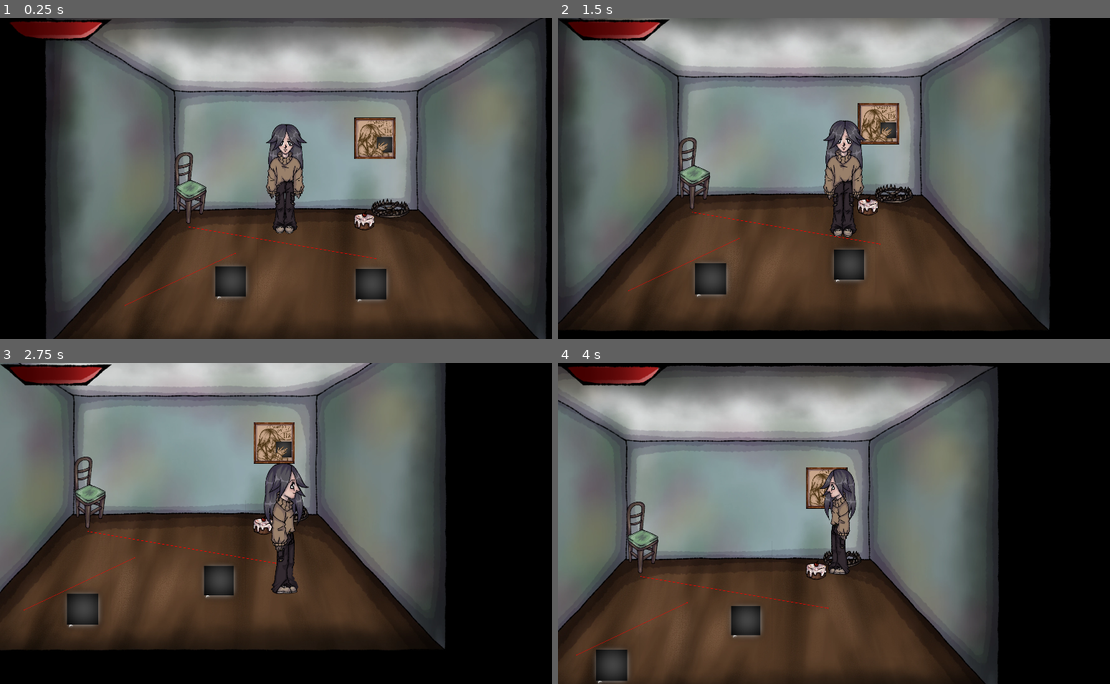
Above: before the commit, frames 1-4 (two rows, left to right).
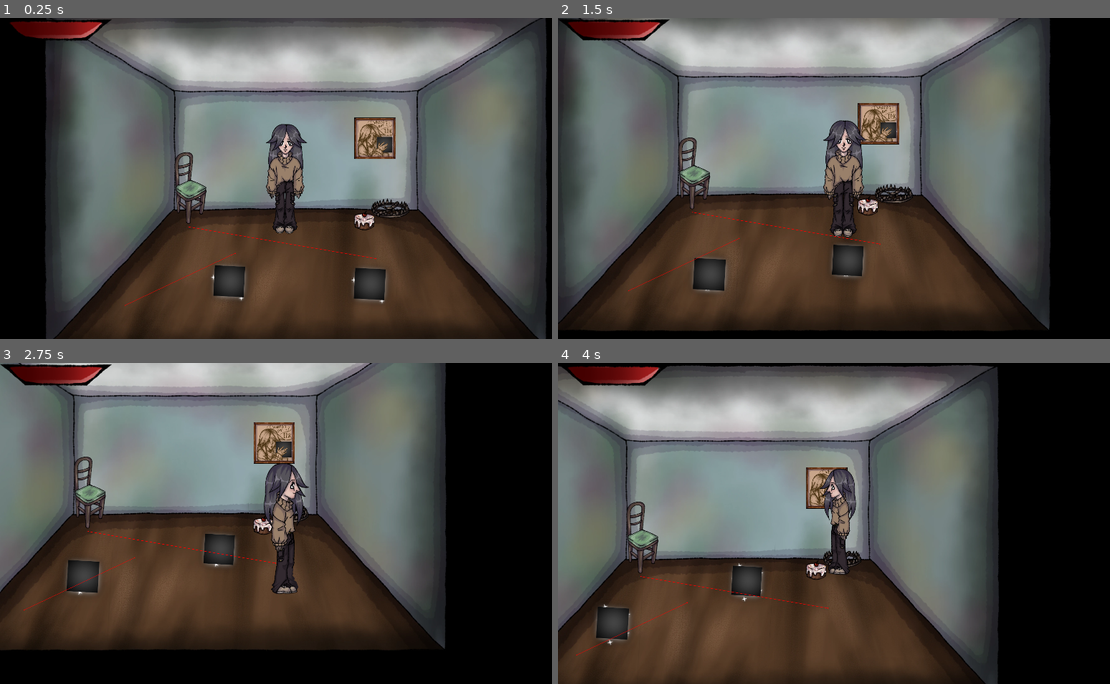
Above: after the commit, the same moments.

Repository: usynin78-web/ayak
Game: Godot game, scene res://loc/roomtest/main.tscn
Same seed, same stepped clock (60 frames per second), same inputs: the game is played once before the commit and once after it. This scene is started directly instead of the project's main scene.
Inputs (mouse positions are in pixels of both pictures, inside the frame that each line leads up to):
- Up to frame 1 (0.25 s): no input
- Up to frame 2 (1.5 s): tap Enter at 0.5 s; move the mouse to (972, 162) at 0.52 s; hold D (ui_right) 0.53-1.28 s; click (972, 162) at 0.6 s; move the mouse to (729, 194) at 1.27 s; hold S (ui_down) from 1.28 s (still down); tap ` (fps_toggle) at 1.35 s
- Up to frame 3 (2.75 s): move the mouse to (342, 452) at 2.02 s; release S (ui_down) at 2.03 s; hold D (ui_right) from 2.03 s (still down); tap E (interact) at 2.1 s
- Up to frame 4 (4 s): move the mouse to (817, 587) at 2.77 s; release D (ui_right) at 2.78 s; hold W (ui_up) 2.78-3.53 s; click (817, 587) at 2.85 s; move the mouse to (1016, 571) at 3.52 s; hold A (ui_left) from 3.53 s (still down); hold ` (fps_toggle) from 3.53 s (still down)

The runs differ from the first frame. In frame 1, 0.2% of the frame differs, in the area x 38-71%, y 77-90%; in frame 2, 0.4%; in frame 3, 2.1%, in the area x 11-43%, y 53-83%; in frame 4, 2.0%.

Commit message:
Add patrol wait mechanics and walk animation
NPCs now wait between patrol points with configurable duration, and display walking sway animation while moving. Added walk_sway and walk_speed exports to control animation behavior, with sprite rotation lerping when idle. Movement is blocked during wait animations.

Diff:
--- a/animch/cube/cube.gd
+++ b/animch/cube/cube.gd
@@ -7,6 +7,14 @@
 @onready var sprite: AnimatedSprite2D = $AnimatedSprite2D
 @onready var feet_marker: Marker2D = $FeetMarker
 @onready var vision_controller = $VisionController
+@export var walk_sway := 4.0
+@export var walk_speed := 10.0
+@export var min_wait_time := 1.0
+@export var max_wait_time := 3.0
+
+var is_waiting := false
+
+var sway_time := 0.0
 
 var base_scale: Vector2
 
@@ -33,6 +41,20 @@
 
 func _on_player_lost(player: Node2D) -> void:
     print("🙈 Потерял игрока!")
+
+func wait_before_next_move() -> void:
+    if is_waiting:
+        return
+
+    is_waiting = true
+    velocity = Vector2.ZERO
+    sprite.play("idle")
+
+    await get_tree().create_timer(
+        randf_range(min_wait_time, max_wait_time)
+    ).timeout
+
+    is_waiting = false
 
 func _on_health_changed(_cur, _max, damage_taken) -> void:
  hit_effect()
@@ -63,15 +85,23 @@
  CheckpointManager.removed_objects[unique_id] = true
  queue_free()
 
-func _process(_delta: float) -> void:
- z_index = int(feet_marker.global_position.y)
- update_perspective()
+func _process(delta: float) -> void:
+    z_index = int(feet_marker.global_position.y)
+    update_perspective()
+
+    if velocity.length() > 1:
+        sway_time += delta * walk_speed
+        sprite.rotation = sin(sway_time) * deg_to_rad(walk_sway)
+    else:
+        sprite.rotation = lerp_angle(sprite.rotation, 0.0, delta * 8.0)
 
 func _physics_process(_delta: float) -> void:
  _move()
 
 
 func _move() -> void:
+    if is_waiting:
+     return
     # Проверяем, дошли ли мы до конца.
     if navigation.is_navigation_finished():
         velocity = Vector2.ZERO
@@ -95,7 +125,13 @@
 
 
 func move_to(target: Vector2) -> void:
- navigation.target_position = target
+    print(sprite.animation)
+    navigation.target_position = target
+
+    var direction := global_position.direction_to(target)
+    vision_controller.set_direction(direction)
+
+    sprite.play("walk")
 
 func update_perspective() -> void:
  var scale_factor := clampf(
--- a/animch/cube/patrol_controller.gd
+++ b/animch/cube/patrol_controller.gd
@@ -6,55 +6,57 @@
 var npc_data := {}
 
 func _ready() -> void:
-	for npc in cube:
-		await npc.ready
+    for npc in cube:
+        await npc.ready
 
-		var agent: NavigationAgent2D = npc.get_node("NavigationAgent2D")
-		agent.navigation_finished.connect(_on_navigation_finished.bind(npc))
+        var agent: NavigationAgent2D = npc.get_node("NavigationAgent2D")
+        agent.navigation_finished.connect(_on_navigation_finished.bind(npc))
 
-		npc_data[npc] = {
-			"points": [],
-			"current": 0
-		}
+        npc_data[npc] = {
+            "points": [],
+            "current": 0
+        }
 
-		_choose_route(npc)
-		_send_to_next_point(npc)
+        _choose_route(npc)
+        _send_to_next_point(npc)
 
 
 func _choose_route(npc: CharacterBody2D) -> void:
-	if routes.is_empty():
-		return
+    if routes.is_empty():
+        return
 
-	var route: Node2D = routes.pick_random()
+    var route: Node2D = routes.pick_random()
 
-	var points: Array[Marker2D] = []
+    var points: Array[Marker2D] = []
 
-	for child in route.get_children():
-		if child is Marker2D:
-			points.append(child)
+    for child in route.get_children():
+        if child is Marker2D:
+            points.append(child)
 
-	npc_data[npc]["points"] = points
-	npc_data[npc]["current"] = randi() % points.size()
+    npc_data[npc]["points"] = points
+    npc_data[npc]["current"] = randi() % points.size()
 
 
 func _send_to_next_point(npc: CharacterBody2D) -> void:
-	var points: Array = npc_data[npc]["points"]
+    var points: Array = npc_data[npc]["points"]
 
-	if points.is_empty():
-		return
+    if points.is_empty():
+        return
 
-	var current: int = npc_data[npc]["current"]
+    var current: int = npc_data[npc]["current"]
 
-	npc.move_to(points[current].global_position)
+    npc.move_to(points[current].global_position)
 
 
 func _on_navigation_finished(npc: CharacterBody2D) -> void:
-	npc_data[npc]["current"] += 1
+    await npc.wait_before_next_move()
 
-	var current: int = npc_data[npc]["current"]
-	var points: Array = npc_data[npc]["points"]
+    npc_data[npc]["current"] += 1
 
-	if current >= points.size():
-		_choose_route(npc)
+    var current: int = npc_data[npc]["current"]
+    var points: Array = npc_data[npc]["points"]
 
-	_send_to_next_point(npc)
+    if current >= points.size():
+        _choose_route(npc)
+
+    _send_to_next_point(npc)
